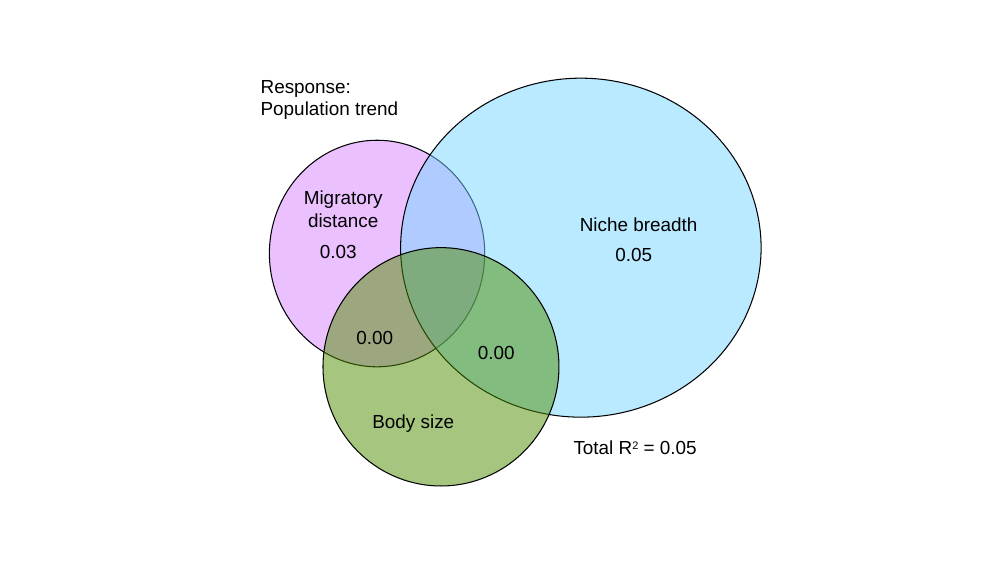
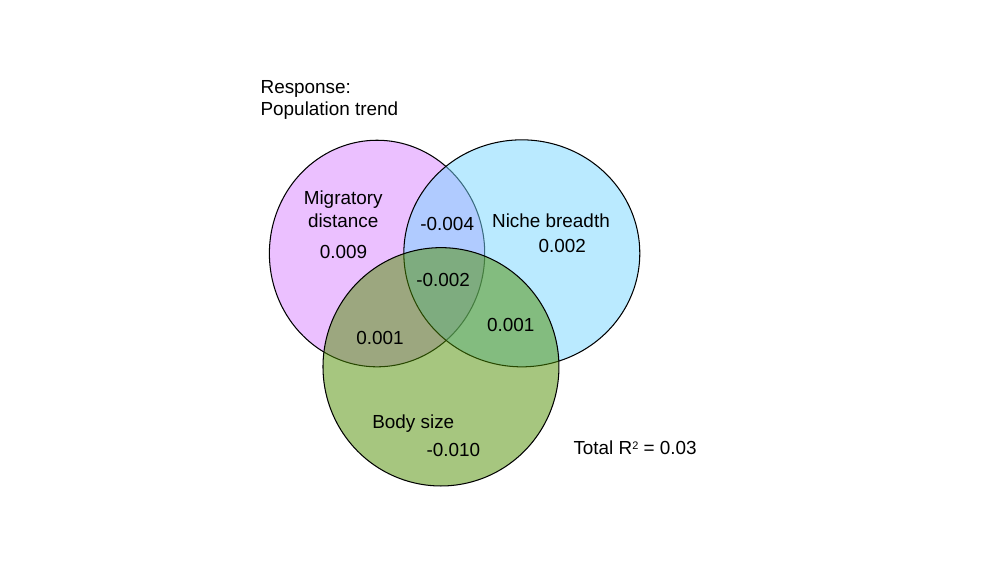
Before and after one commit to zahraddeen1/avian-range-shifts, a slide deck: slide 2 of figures/sem_venn_figures.pptx. Drawn at 1008x567 pixels with LibreOffice and Linux fonts; fonts in the diff are those of the drawing. Boxes give left, top, right and bottom in pixels: in the first picture for what was removed or moved away, otherwise in the second. Text is boxed around its words. In the diff, an @@ line names an element or a change of style, - is before the commit and + after.

```diff
--- a/figures/sem_venn_figures.pptx
+++ b/figures/sem_venn_figures.pptx
@@ ellipse: place and size @@
-ellipse at [401,78,761,417]
+ellipse at [404,140,640,367]
@@ text "Niche breadth": place and size @@
-text "Niche breadth" at [580,217,697,232]
+text "Niche breadth" at [492,213,610,228]
@@ text added at [420,216,474,231], 18 pt, text #000000 @@
+-0.004
@@ text at [539,238,586,253]: text changed @@
-0.05
+0.002
@@ text at [320,244,367,259]: text changed @@
-0.03
+0.009
@@ text added at [416,273,470,286], 18 pt, text #000000 @@
+-0.002
@@ text at [487,318,534,331]: text changed @@
-0.00
+0.001
@@ text at [356,331,403,344]: text changed @@
-0.00
+0.001
@@ text added at [427,443,481,456], 18 pt, text #000000 @@
+-0.010
@@ text at [574,440,697,454]: text changed @@
-Total R2 = 0.05
+Total R2 = 0.03
```
Also in this commit, not shown: 2 other slides changed, 1 slide added, 1 slide removed, 3 other files.
